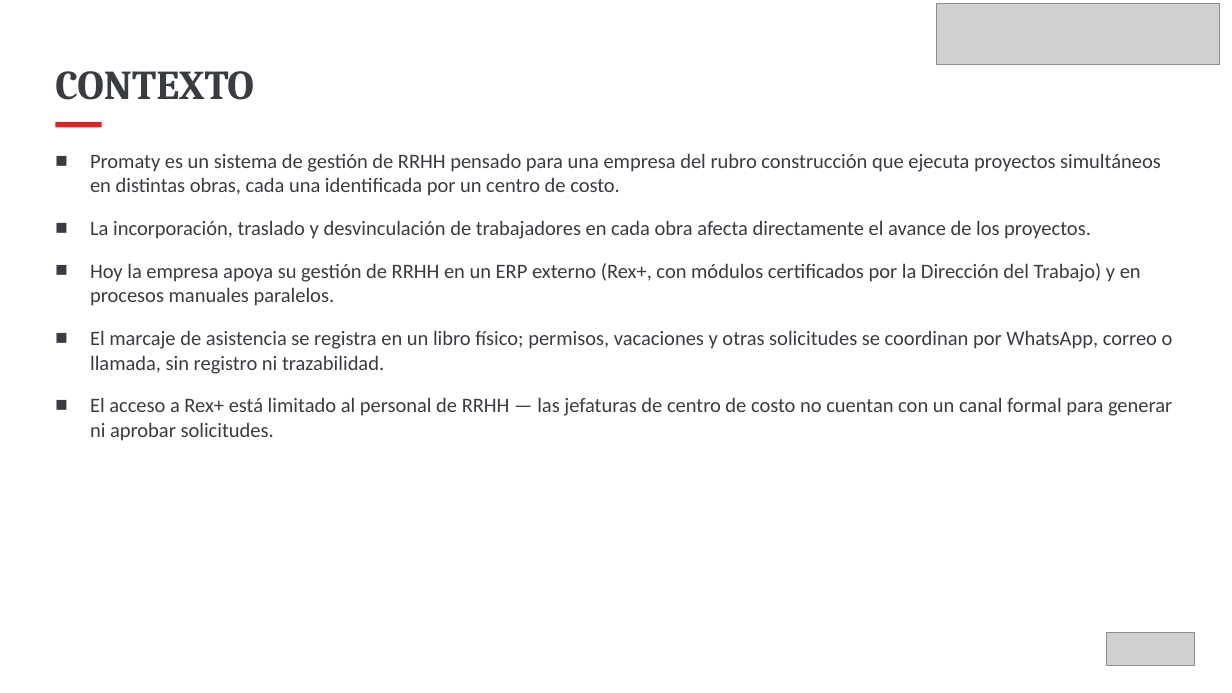
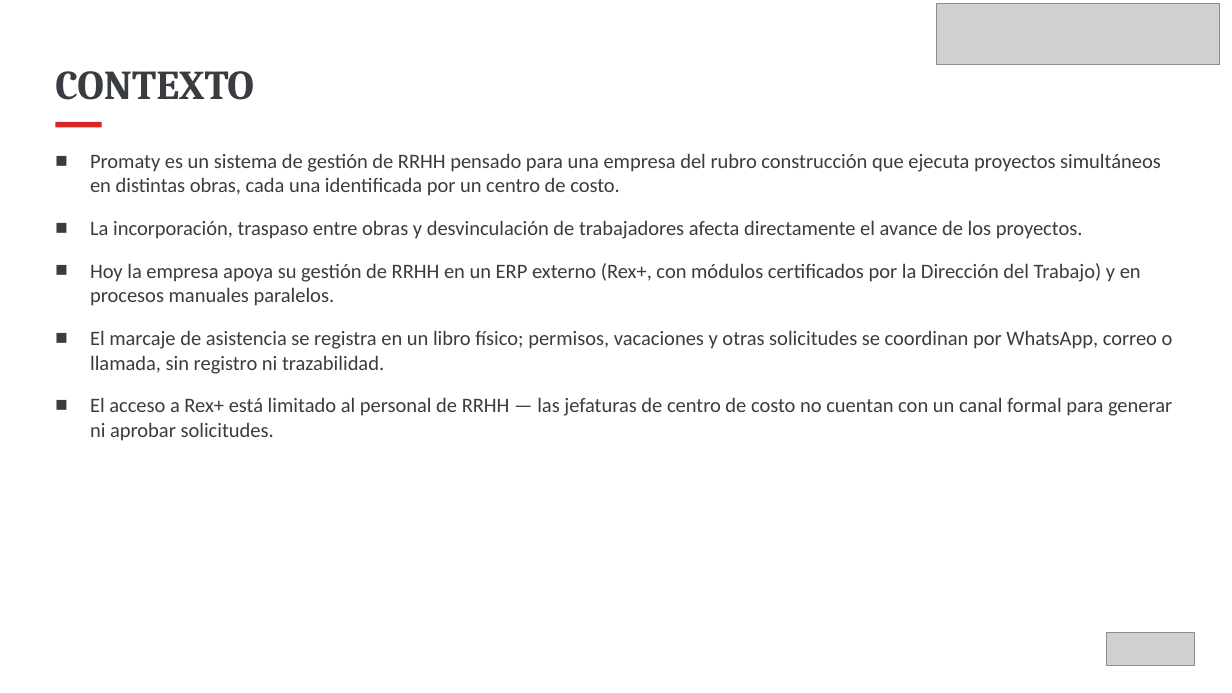
Before and after one commit to KarlaRamirez00/CAPSTONE_003V, a slide deck: slide 3 of Fase 1/Evidencias grupales/Ramirez_Karla_Presentación Proyecto.pptx. Drawn at 1232x693 pixels with LibreOffice and Linux fonts; fonts in the diff are those of the drawing; grey boxes stand for pictures. Boxes give left, top, right and bottom in pixels: in the first picture for what was removed or moved away, otherwise in the second. Text is boxed around its words. In the diff, an @@ line names an element or a change of style, - is before the commit and + after.

```diff
--- a/Fase 1/Evidencias grupales/Ramirez_Karla_Presentación Proyecto.pptx
+++ b/Fase 1/Evidencias grupales/Ramirez_Karla_Presentación Proyecto.pptx
@@ text at [90,220,1083,239]: text changed @@
-■ La incorporación, traslado y desvinculación de trabajadores en cada obra afecta directamente el avance de los proyectos.
+■ La incorporación, traspaso entre obras y desvinculación de trabajadores afecta directamente el avance de los proyectos.
```
Also in this commit, not shown: 7 other slides changed, 1 slide added, 1 slide removed, 2 other files.
